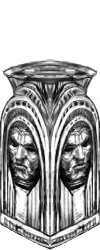
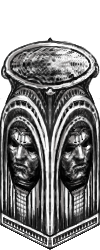
Two versions of the same layered image (100x250). Layer-by-layer changes:
added layer "shading" (multiply, 50%) above "elipse" over (4, 43, 98, 244)
added layer "elipse" above "new reform darken lines" over (9, 46, 92, 86)
added layer "new reform darken lines" (51%) above "new reform" over (0, 37, 100, 250)
painted on "new reform" over (0, 37, 100, 250)
removed layer "Background" over (0, 37, 100, 250)
added layer "white" over (0, 39, 100, 249)
